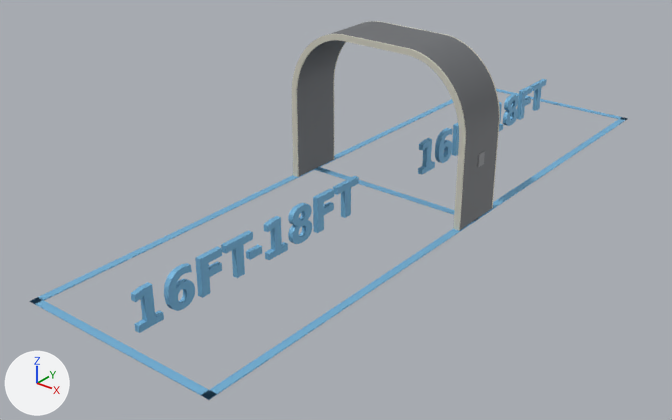
Before and after pictures for a commit that changed the glTF model public/colibri.glb.
The view is the same before and after, from a 50 mm lens placed at (7.93, -5.62, 6.34), pointed at (-0.22, 4.57, 0.02). Lighting does not change. The marker at lower left points along +X, +Y and +Z. The first picture is the older version.

In view in the first picture: 'arch_shell', 'arch_trim_front', 'label_far_end', 'label_near_end', 'lane_left', 'lane_mid', 'lane_near_end', 'lane_right' and 3 more.
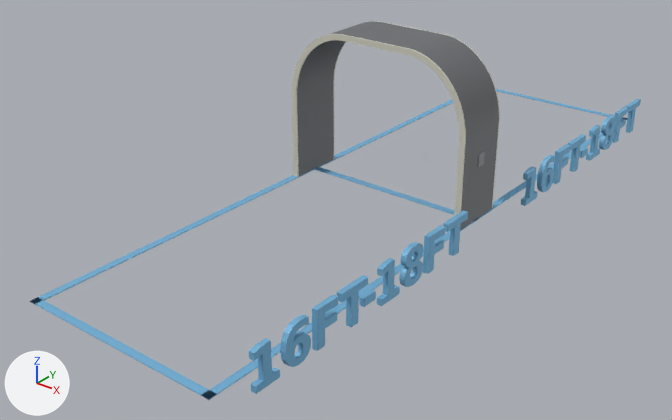
What differs and where, as boxes (x1, y1, x2, y2) in the pictures (672 x 420 px):
```json
{"object": "label_near_end", "change": "moved", "before": [131, 176, 359, 333], "after": [249, 210, 468, 394]}
{"object": "label_far_end", "change": "moved", "before": [418, 79, 547, 175], "after": [521, 99, 641, 206]}
```

The change, as JSON lines over the scene's bpy script:
```json
{"block": "me_label_near_end", "where": "# used by ob_label_near_end; location = (0.0, 0.0, 0.0)"}
{"op": "remove", "block": "me_label_near_end", "code": "me_label_near_end.from_pydata(...)  # 350 vertices, 676 faces; spans x -0.04..0.04, y 0.39..4.79, z 0.0..0.59"}
{"op": "add", "block": "me_label_near_end", "code": "me_label_near_end.from_pydata(...)  # 350 vertices, 676 faces; spans x 1.91..1.99, y 0.39..4.79, z 0.0..0.59"}
{"block": "me_label_near_end", "change": "me_label_near_end part 1: the whole mesh is moved by (1.95, 0.0, 0.0)"}
{"block": "me_label_far_end", "where": "# used by ob_label_far_end; location = (0.0, 0.0, 0.0)"}
{"op": "remove", "block": "me_label_far_end", "code": "me_label_far_end.from_pydata(...)  # 350 vertices, 676 faces; spans x -0.04..0.04, y 6.56..10.96, z 0.0..0.59"}
{"op": "add", "block": "me_label_far_end", "code": "me_label_far_end.from_pydata(...)  # 350 vertices, 676 faces; spans x 1.91..1.99, y 6.56..10.96, z 0.0..0.59"}
{"block": "me_label_far_end", "change": "me_label_far_end part 2: the whole mesh is moved by (1.95, 0.0, 0.0)"}
```
